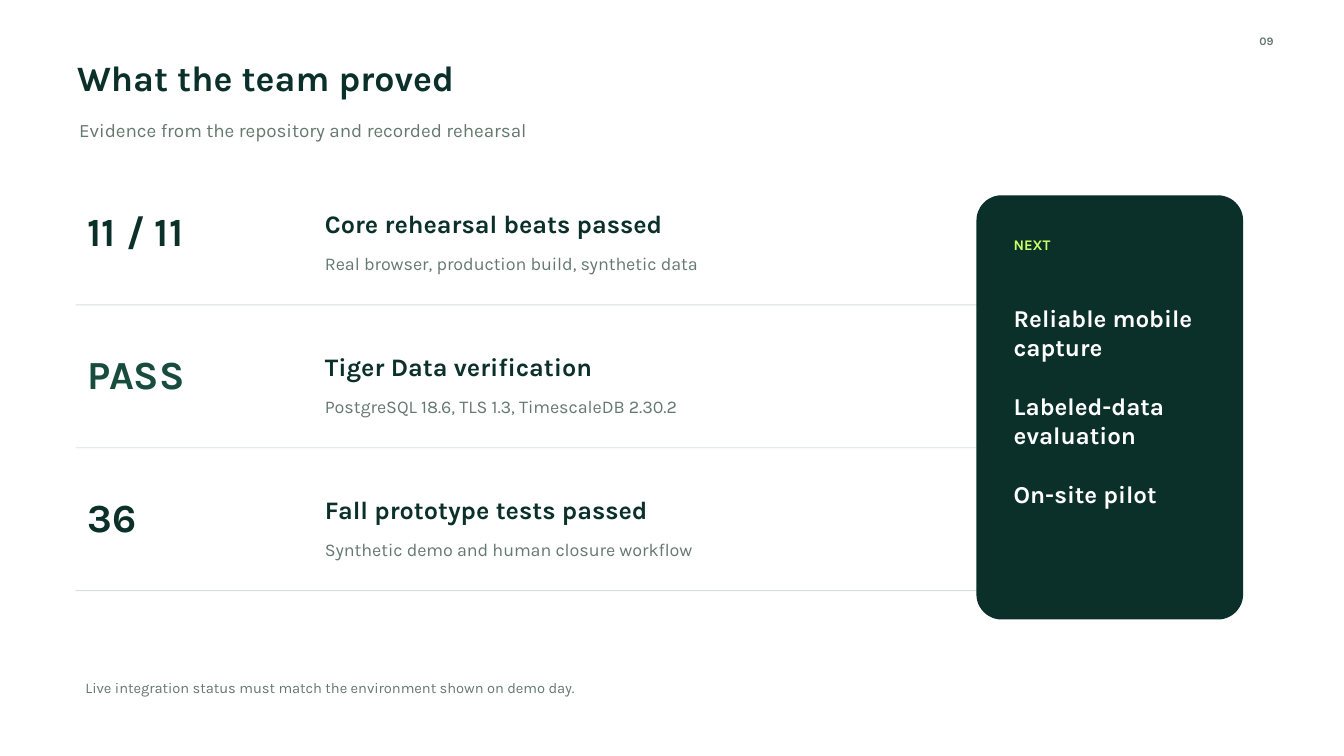
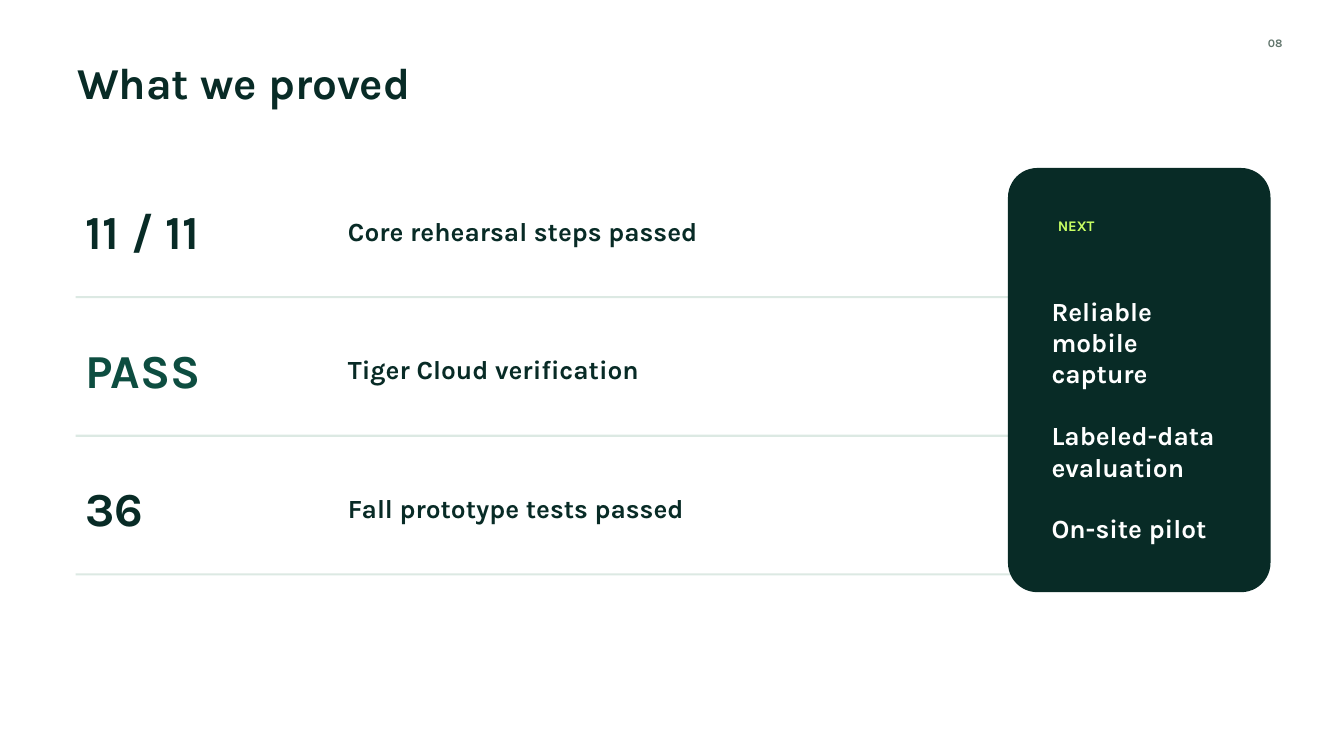
Before and after one commit to aaronbansal5/SiteGuard, a slide deck: slide 8 of docs/SiteGuard-Pitch-Deck.pptx (slide 9 before the commit). Drawn at 1344x756 pixels with LibreOffice and Linux fonts; fonts in the diff are those of the drawing. Boxes give left, top, right and bottom in pixels: in the first picture for what was removed or moved away, otherwise in the second. Text is boxed around its words. In the diff, an @@ line names an element or a change of style, - is before the commit and + after.

Commit message:
Redesign SiteGuard pitch deck

```diff
--- a/docs/SiteGuard-Pitch-Deck.pptx
+++ b/docs/SiteGuard-Pitch-Deck.pptx
@@ text removed at <box>1259,37,1273,45</box> @@
-09
@@ text added at <box>1268,39,1283,47</box>, 8.2 pt, text #61756C, bold @@
+08
@@ text at <box>77,68,410,110</box>: text changed; size 25.5 to 31.5 pt; text colour #0B302A to #082B26 @@
-What the team proved
+What we proved
@@ text removed at <box>79,124,526,142</box> @@
-Evidence from the repository and recorded rehearsal
@@ rounded rectangle: place and size @@
-rounded rectangle at <box>977,196,1244,620</box>
+rounded rectangle at <box>1008,168,1270,593</box>
@@ rounded rectangle at <box>1008,168,1270,593</box>: fill #0B302A to #082B26; proportions changed @@
@@ text "11 / 11" at <box>86,218,199,249</box>: size 28.5 to 33.8 pt, text colour #0B302A to #082B26 @@
@@ text at <box>348,223,697,247</box>: text changed; size 18 to 18.8 pt; text colour #0B302A to #082B26 @@
-Core rehearsal beats passed
+Core rehearsal steps passed
@@ text "NEXT": place and size @@
-text "NEXT" at <box>1014,240,1051,250</box>
+text "NEXT" at <box>1058,221,1095,231</box>
@@ text "NEXT" at <box>1058,221,1095,231</box>: text colour #C9FF65 to #C8FF63 @@
@@ text removed at <box>325,257,698,275</box> @@
-Real browser, production build, synthetic data
@@ rectangle: place and size @@
-rectangle at <box>76,304,1241,306</box>
+rectangle at <box>76,296,1179,298</box>
@@ text "Reliable mobile capture": place and size @@
-text "Reliable mobile capture" at <box>1014,310,1193,509</box>
+text "Reliable mobile capture" at <box>1052,302,1215,545</box>
@@ text "Reliable mobile capture" at <box>1052,302,1215,545</box>: size 17.2 to 18.8 pt @@
@@ text "PASS" at <box>86,356,201,389</box>: size 28.5 to 33.8 pt, text colour #174C3F to #0D4D40 @@
@@ text at <box>348,360,639,386</box>: text changed; size 18 to 18.8 pt; text colour #0B302A to #082B26 @@
-Tiger Data verification
+Tiger Cloud verification
@@ text removed at <box>325,400,677,418</box> @@
-PostgreSQL 18.6, TLS 1.3, TimescaleDB 2.30.2
@@ rectangle: place and size @@
-rectangle at <box>76,448,1241,449</box>
+rectangle at <box>76,435,1179,437</box>
@@ text "36" at <box>86,494,144,527</box>: size 28.5 to 33.8 pt, text colour #0B302A to #082B26 @@
@@ text "36": place and size @@
-text "36" at <box>88,505,137,533</box>
+text "36" at <box>86,494,144,527</box>
@@ text "Fall prototype tests passed": place and size @@
-text "Fall prototype tests passed" at <box>325,501,647,525</box>
+text "Fall prototype tests passed" at <box>348,500,684,524</box>
@@ text "Fall prototype tests passed" at <box>348,500,684,524</box>: size 18 to 18.8 pt, text colour #0B302A to #082B26 @@
@@ text removed at <box>325,543,692,561</box> @@
-Synthetic demo and human closure workflow
@@ fill #D6E0DB to #DCE9E3 in 3 elements at <box>76,296,1179,298</box>, <box>76,435,1179,437</box>, <box>76,574,1179,576</box> @@
@@ rectangle: place and size @@
-rectangle at <box>76,590,1241,591</box>
+rectangle at <box>76,574,1179,576</box>
@@ text removed at <box>85,683,575,697</box> @@
-Live integration status must match the environment shown on demo day.
```
Also in this commit, not shown: 2 other slides changed, 6 slides added, 7 slides removed.
